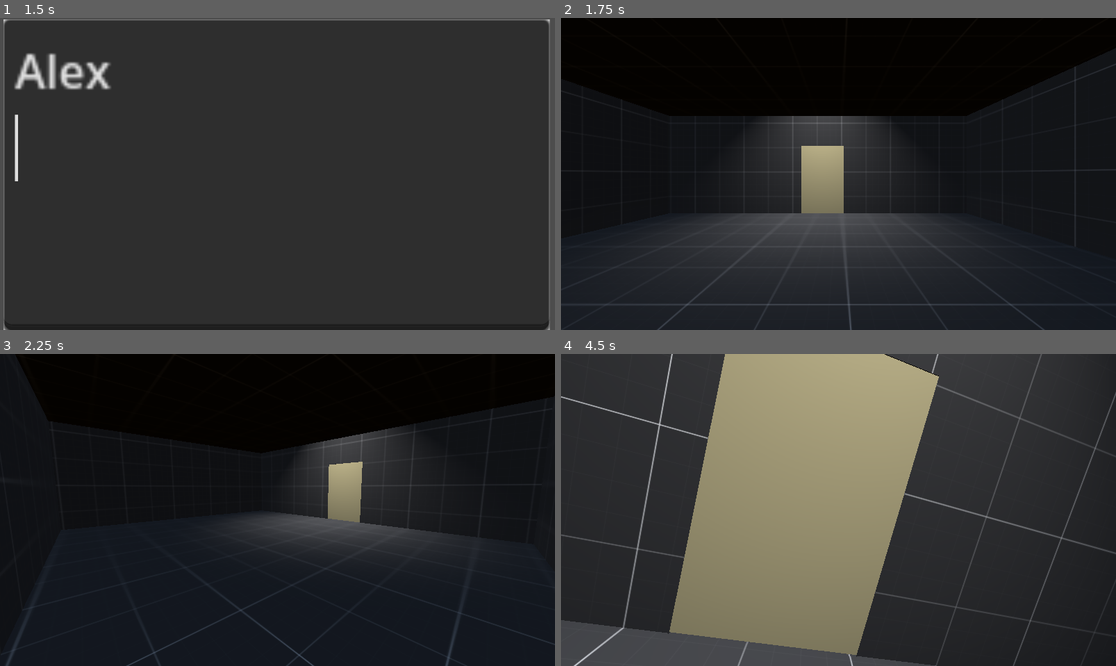
Above: before the commit, frames 1-4 (two rows, left to right).
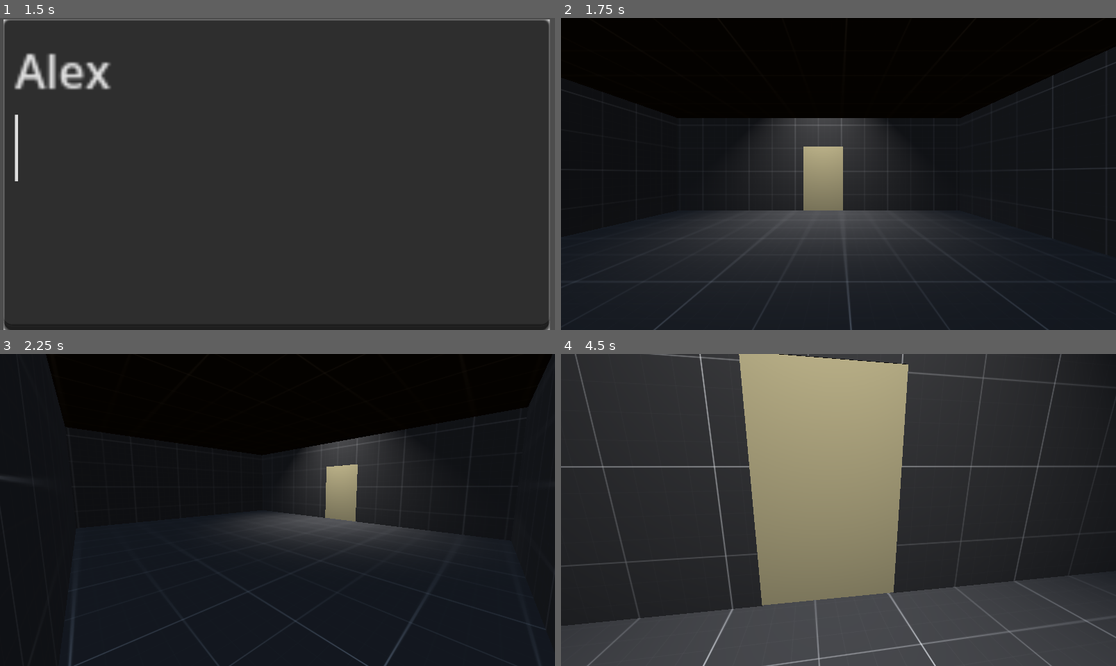
Above: after the commit, the same moments.

Repository: ToyaDR/escape-room
Game: Godot game, scene res://manager-scene.tscn
Two runs of this game, one before a commit and one after it. Both use one fixed random seed, a clock stepped at 60 frames per second and the inputs below.
Inputs (mouse positions are in pixels of both pictures, inside the frame that each line leads up to):
- Up to frame 1 (1.5 s): click (277, 174) at 0.52 s; type "Alex" at 0.6 s; tap Enter (ui_accept) at 1.25 s; move the mouse to (399, 158) at 1.27 s; hold Right (ui_right) from 1.28 s (still down); click (399, 158) at 1.35 s
- Up to frame 2 (1.75 s): keep holding Right (ui_right); tap Enter (ui_accept) at 1.52 s
- Up to frame 3 (2.25 s): move the mouse to (166, 525) at 2.02 s; release Right (ui_right) at 2.03 s; hold Down (ui_down) from 2.03 s (still down); click (166, 525) at 2.1 s
- Up to frame 4 (4.5 s): tap Enter (ui_accept) at 2.27, 2.75, 3.5, 3.77 s; move the mouse to (894, 441) at 2.77 s; release Down (ui_down) at 2.78 s; hold Right (ui_right) 2.78-3.53 s; click (894, 441) at 2.85 s; move the mouse to (810, 572) at 3.52 s; hold Up (ui_up) 3.53-4.28 s; click (810, 572) at 3.6 s; move the mouse to (1005, 556) at 4.27 s; hold Left (ui_left) from 4.28 s (still down); click (1005, 556) at 4.35 s

Frame 1 is identical in both runs. In frame 2, 1.1% of the frame differs, in the area x 2-100%, y 10-100%; in frame 3, 1.5%; in frame 4, 27%, in the area x 0-100%, y 0-100%.

Commit message:
Player head movement with colliders adjusted

Diff:
--- a/environment-prefabs/door.tscn
+++ b/environment-prefabs/door.tscn
@@ -38,7 +38,7 @@
 
 [node name="doorStatic" type="StaticBody3D" parent="."]
 transform = Transform3D(1, 0, 0, 0, 1, 0, 0, 0, 1, -0.436247, -1.49012e-08, 0.0358588)
-collision_mask = 2
+collision_layer = 2
 script = ExtResource("2_n0ijb")
 
 [node name="doorCollision" type="CollisionShape3D" parent="doorStatic"]
--- a/player.gd
+++ b/player.gd
@@ -8,12 +8,16 @@
 var gravity = ProjectSettings.get_setting("physics/3d/default_gravity")
 var interact_raycast
 
+var vertical_pivot
+
 var look_speed = 0.001
 var rotation_x = 0.0
 var rotation_y = 0.0
 
 func _ready() -> void:
-	interact_raycast = get_child(1)
+	Input.mouse_mode = Input.MOUSE_MODE_CAPTURED
+	interact_raycast = get_node('player-vision/vertical-pivot/RayCast3D')
+	vertical_pivot = get_node('player-vision/vertical-pivot')
 
 func _input(event):
 	if (event is InputEventMouseMotion):
@@ -28,7 +32,7 @@
 		var clamped_y = clamp(rotation_y, deg_to_rad(-90), deg_to_rad(90))
 
 		rotate_object_local(Vector3.UP, rotation_x * -1)
-		rotate_object_local(Vector3.LEFT, clamped_y)
+		vertical_pivot.rotate_object_local(Vector3.LEFT, clamped_y)
 
 func _physics_process(delta):
 	# Add the gravity.
--- a/player.tscn
+++ b/player.tscn
@@ -7,10 +7,22 @@
 height = 1.08844
 
 [node name="player" type="CharacterBody3D"]
+collision_mask = 2
 script = ExtResource("1_xnrl1")
 
 [node name="CollisionShape3D" type="CollisionShape3D" parent="."]
 shape = SubResource("CapsuleShape3D_p6qog")
 
-[node name="RayCast3D" type="RayCast3D" parent="."]
+[node name="player-vision" type="Node3D" parent="."]
+transform = Transform3D(1, 0, 0, 0, 1, 0, 0, 0, 1, 0, 0.290594, -0.340325)
+
+[node name="vertical-pivot" type="Node3D" parent="player-vision"]
+transform = Transform3D(1, 0, 0, 0, 1, 0, 0, 0, 1, 0, 0.0439909, 0.247945)
+
+[node name="Camera3D" type="Camera3D" parent="player-vision/vertical-pivot"]
+transform = Transform3D(1, 0, 0, 0, 1, 0, 0, 0, 1, 0, -0.0878293, 0.284568)
+
+[node name="RayCast3D" type="RayCast3D" parent="player-vision/vertical-pivot"]
+transform = Transform3D(1, 0, 0, 0, 1, 0, 0, 0, 1, 0, -0.306534, -0.0671924)
 target_position = Vector3(0, 0, -1.5)
+collision_mask = 2
--- a/project.godot
+++ b/project.godot
@@ -64,3 +64,8 @@
 "events": [Object(InputEventMouseButton,"resource_local_to_scene":false,"resource_name":"","device":-1,"window_id":0,"a …(258 unchanged characters)…
 ]
 }
+
+[layer_names]
+
+3d_physics/layer_1="player"
+3d_physics/layer_2="environment"
--- a/the-room.tscn
+++ b/the-room.tscn
@@ -22,12 +22,10 @@
 [node name="player" parent="." instance=ExtResource("2_dmf0p")]
 transform = Transform3D(1, 0, 0, 0, 1, 0, 0, 0, 1, 0, 0.491711, 3.24302)
 
-[node name="Camera3D" type="Camera3D" parent="player"]
-transform = Transform3D(1, 0, 0, 0, 1, 0, 0, 0, 1, 0, 0.262594, -0.0445198)
-
 [node name="CSGCombiner3D" type="CSGCombiner3D" parent="."]
 material_override = ExtResource("1_0eoew")
 use_collision = true
+collision_layer = 2
 
 [node name="SpotLight3D2" type="SpotLight3D" parent="CSGCombiner3D"]
 transform = Transform3D(1, 0, 0, 0, 0.031498, 0.999504, 0, -0.999504, 0.031498, 0, 3.89359, -2.43616)
